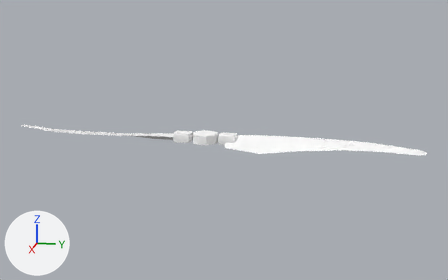
One commit to the OBJ model Assets/models/recon_octocopter/recon_octocopter_prop_ccw_lod1.obj: the scene before it, then after it.
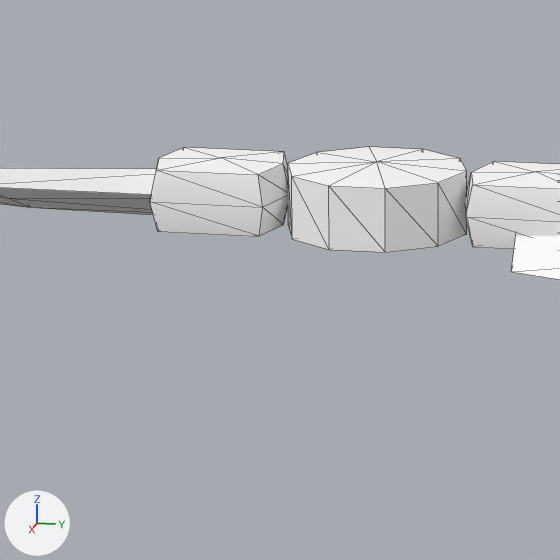
Old and new are each drawn whole from a 50 mm lens placed at (36.25, 8.42, 8.97), pointed at (-0.22, 1.13, -0.14) and again close up on the part from 34% to 52% of the width and 39% to 68% of the height. The axes (+X, +Y, +Z) are drawn at lower left. The lights are the same throughout. The older version's two pictures come first. The close-ups show mesh edges as thin lines. Where no turn or scale is listed for an object, it has been applied to the vertices.

Objects in the first close-up: 'recon_octocopter_prop_ccw_lod1'.
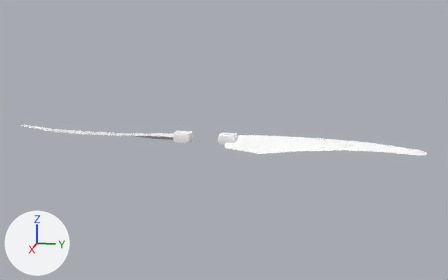
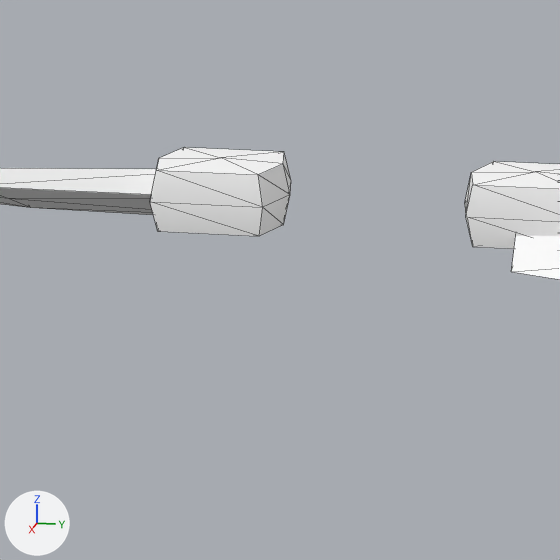
Boxes [x1, y1, x2, y2] around the edits, measured in the close-ups (560 x 560 px):
part 1 of me_recon_octocopter_prop_ccw_lod1, cut back
    before: [222, 147, 533, 252]
    after: [222, 152, 533, 236]

The edits, one by one:
me_recon_octocopter_prop_ccw_lod1 is used by ob_recon_octocopter_prop_ccw_lod1; location (0.0, 0.0, 0.0).
me_recon_octocopter_prop_ccw_lod1 had 154 vertices, 266 faces and spanned x -1.5..1.5, y -13.0..13.0, z -0.5..0.3.
me_recon_octocopter_prop_ccw_lod1 now has 132 vertices, 226 faces and spans x -1.5..1.5, y -13.0..13.0, z -0.5..0.3.
Part 1, on me_recon_octocopter_prop_ccw_lod1:
22 vertices are removed from x -0.8..0.8, y -0.8..0.8, z -0.3..0.3.
64 faces are deleted.
24 new faces join them.
